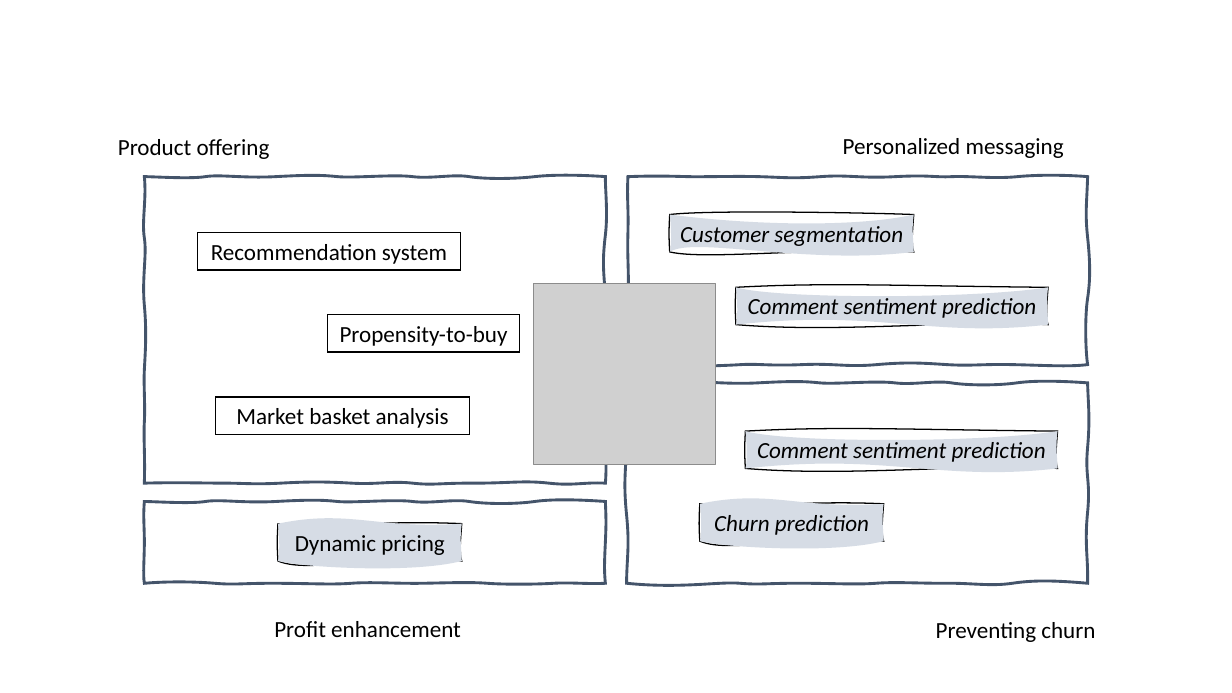
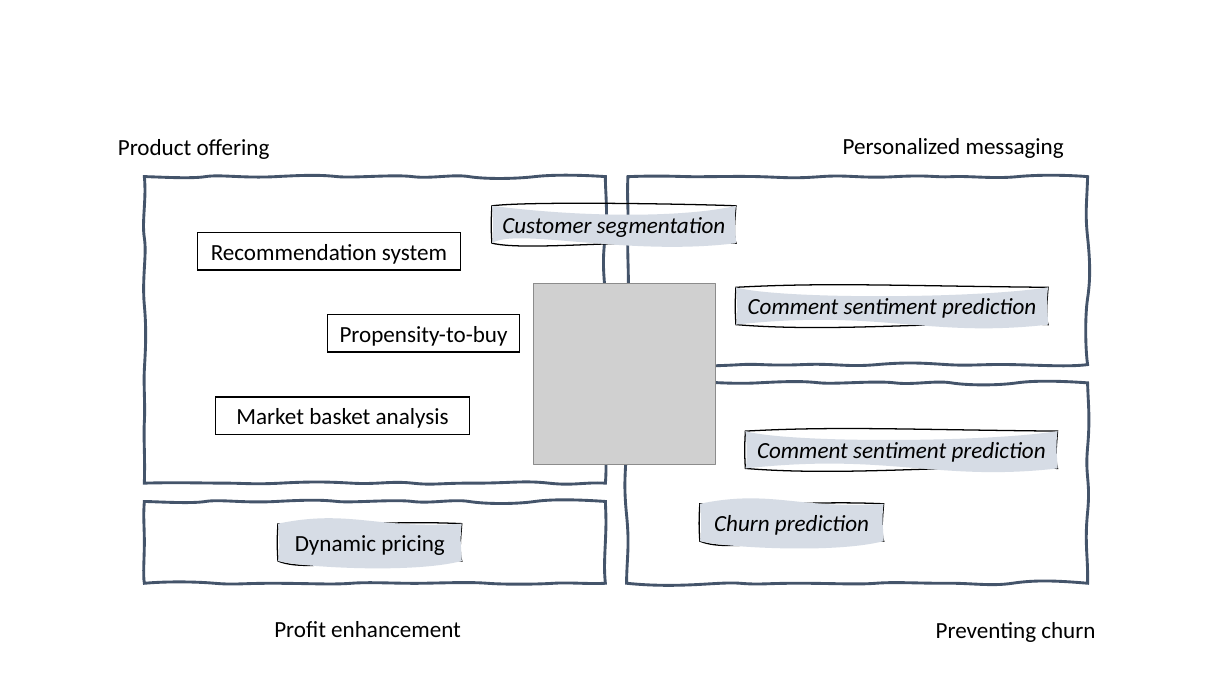
Before and after one commit to peerapat-t/Full-customer-funnel-and-machine-learing, a slide deck: slide 2 of Presentation2.pptx. Drawn at 1232x693 pixels with LibreOffice and Linux fonts; fonts in the diff are those of the drawing; grey boxes stand for pictures. Boxes give left, top, right and bottom in pixels: in the first picture for what was removed or moved away, otherwise in the second. Text is boxed around its words. In the diff, an @@ line names an element or a change of style, - is before the commit and + after.

```diff
--- a/Presentation2.pptx
+++ b/Presentation2.pptx
@@ freeform shape "Customer segmentation": place and size @@
-freeform shape "Customer segmentation" at [670,214,914,251]
+freeform shape "Customer segmentation" at [492,206,736,243]
```
Also in this commit, not shown: 8 other files.
